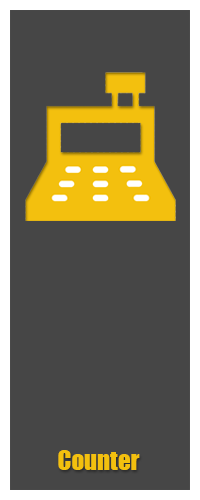
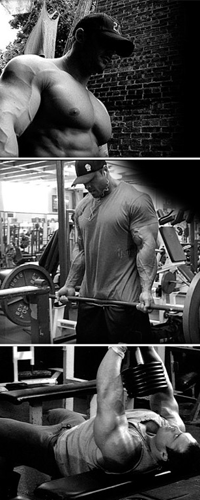
Layered file, before and after one edit (200 × 500). Changes by layer:
hid "Group 1 copy" over [25, 72, 176, 221]
hid "Counter" over [58, 450, 140, 470]
hid "Layer 0" over [10, 10, 190, 490]
added layer "Layer 3" above "Layer 2" over [0, 0, 200, 500]
